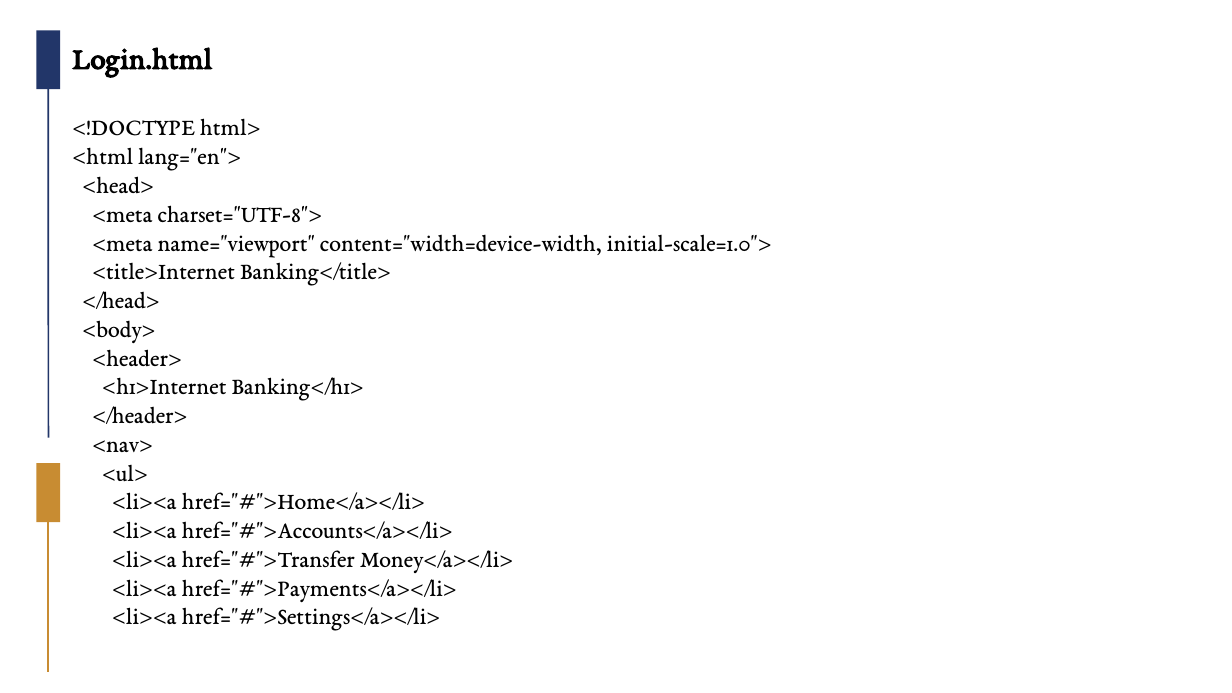
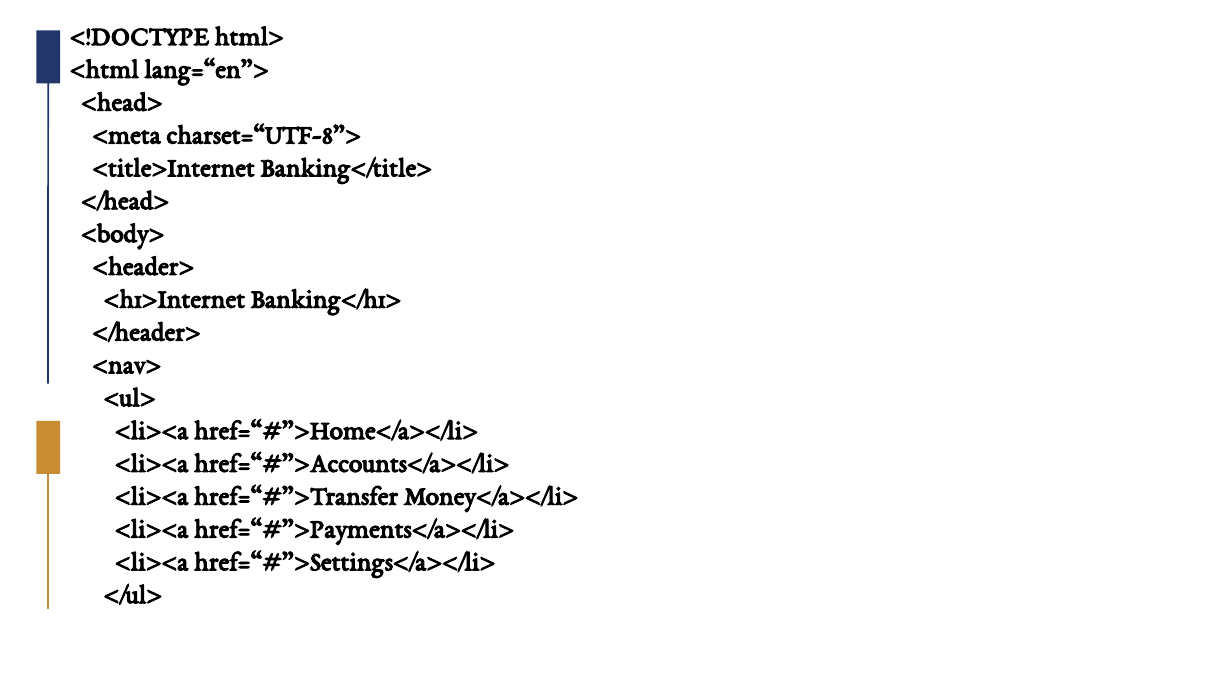
Before and after one commit to libakeerthika/online-banking, a slide deck: slide 4 of Group_A9_11.pptx. Drawn at 1232x693 pixels with LibreOffice and Linux fonts; fonts in the diff are those of the drawing; background and template pictures are left out. Boxes give left, top, right and bottom in pixels: in the first picture for what was removed or moved away, otherwise in the second. Text is boxed around its words. In the diff, an @@ line names an element or a change of style, - is before the commit and + after.

```diff
--- a/Group_A9_11.pptx
+++ b/Group_A9_11.pptx
@@ text at [70, 26, 578, 606]: text changed; size 14 to 16 pt; bold on @@
-Login.html
-<!DOCTYPE html>
-<html lang="en">
-<head>
-<meta charset="UTF-8">
-<meta name="viewport" content="width=device-width, initial-scale=1.0">
-<title>Internet Banking</title>
-</head>
-<body>
-<header>
-<h1>Internet Banking</h1>
-</header>
-<nav>
-<ul>
-<li><a href="#">Home</a></li>
-<li><a href="#">Accounts</a></li>
-<li><a href="#">Transfer Money</a></li>
-<li><a href="#">Payments</a></li>
-<li><a href="#">Settings</a></li>
+<!DOCTYPE html>
+<html lang=“en”>
+<head>
+<meta charset=“UTF-8”>
+<title>Internet Banking</title>
+</head>
+<body>
+<header>
+<h1>Internet Banking</h1>
+</header>
+<nav>
+<ul>
+<li><a href=“#”>Home</a></li>
+<li><a href=“#”>Accounts</a></li>
+<li><a href=“#”>Transfer Money</a></li>
+<li><a href=“#”>Payments</a></li>
+<li><a href=“#”>Settings</a></li>
+</ul>
@@ rectangle: place and size @@
-rectangle at [37, 31, 60, 90]
+rectangle at [37, 31, 60, 84]
@@ line moved from (48, 63) - (48, 437) to (48, 59) - (48, 383) @@
@@ rectangle: place and size @@
-rectangle at [37, 463, 60, 522]
+rectangle at [37, 421, 60, 474]
@@ line moved from (48, 496) - (48, 671) to (48, 451) - (48, 609) @@
```
Also in this commit, not shown: 4 other slides changed, 6 slides added, 3 slides removed.
